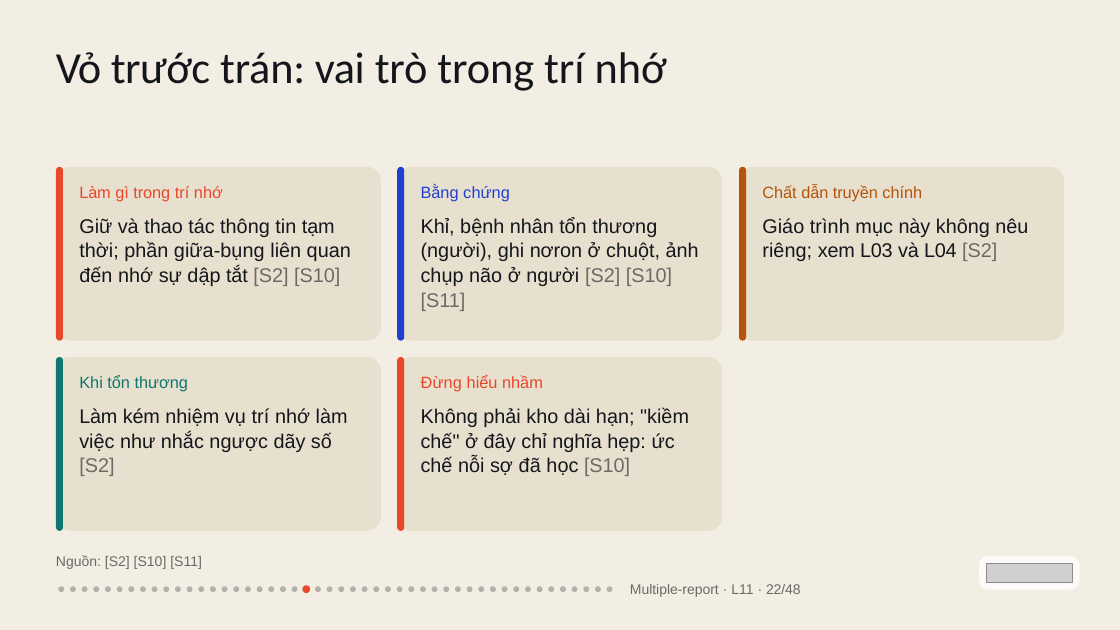
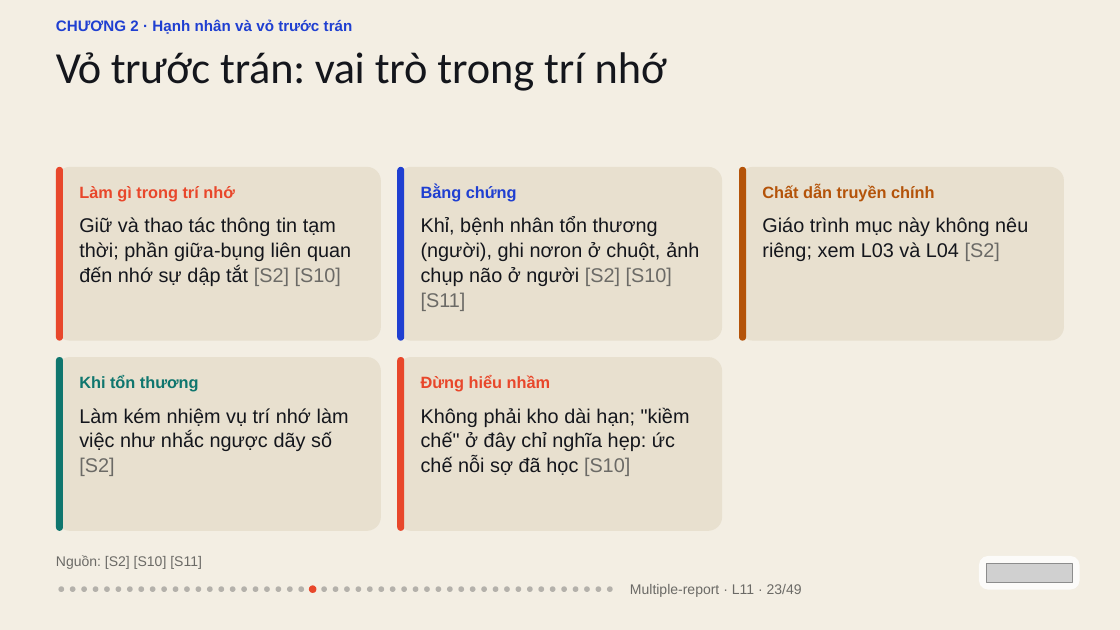
Before and after one commit to vohoailinh90/Multiple-report, a slide deck: slide 23 of lessons/L11/L11.pptx (slide 22 before the commit). Drawn at 1120x630 pixels with LibreOffice and Linux fonts; fonts in the diff are those of the drawing; grey boxes stand for pictures. Boxes give left, top, right and bottom in pixels: in the first picture for what was removed or moved away, otherwise in the second. Text is boxed around its words. In the diff, an @@ line names an element or a change of style, - is before the commit and + after.

```diff
--- a/lessons/L11/L11.pptx
+++ b/lessons/L11/L11.pptx
@@ text added at [56,19,353,34], 19.5 pt, text #1F3FD1, bold @@
+CHƯƠNG 2 · Hạnh nhân và vỏ trước trán
@@ text "Làm gì trong trí nhớ" at [79,186,234,202]: letter spacing -0.1 to 0 pt in "Làm trong"; letter spacing 0.1 to 0 pt in "trí"; bold on @@
@@ text "Bằng chứng" at [421,185,517,202]: letter spacing 0.1 to 0 pt in "chứng"; bold on @@
@@ text "Chất dẫn truyền chính" at [762,185,934,202]: letter spacing -0.1 to 0 pt in "Chất truyền"; bold on @@
@@ text "Giữ và thao tác thông ..." at [79,217,351,286]: letter spacing -0.2 to 0 pt in "và tắt"; letter spacing -0.1 to 0 pt in "tác tạm phần"; letter spacing 0.1 to 0 pt in "đến" @@
@@ text "Khỉ, bệnh nhân tổn thương ..." at [421,217,699,311]: letter spacing -0.1 to 0 pt in "bệnh nhân tổn chuột,"; letter spacing -0.2 to 0 pt in "nơron"; letter spacing 0.1 to 0 pt in "người" @@
@@ text "Giáo trình mục này không ..." at [762,217,1028,261]: letter spacing 0.1 to 0 pt in "trình riêng;"; letter spacing -0.1 to 0 pt in "này"; letter spacing -0.2 to 0 pt in "xem và"; letter spacing -0.4 to 0 pt in "L03 L04" @@
@@ text "Khi tổn thương" at [79,375,199,392]: letter spacing -0.1 to 0 pt in "tổn"; bold on @@
@@ text "Đừng hiểu nhầm" at [421,375,551,392]: letter spacing 0.2 to 0 pt in "Đừng"; bold on @@
@@ text "Làm kém nhiệm vụ trí ..." at [79,408,349,476]: letter spacing -0.3 to 0 pt in "Làm kém"; letter spacing 0.1 to 0 pt in "trí ngược"; letter spacing -0.1 to 0 pt in "như dãy số" @@
@@ text "Không phải kho dài hạn; ..." at [421,407,690,476]: letter spacing -0.1 to 0 pt in "hẹp: sợ [S10]"; letter spacing 0.1 to 0 pt in "ức đã" @@
@@ ellipse: place and size @@
-ellipse at [315,586,320,592]
+ellipse at [298,586,304,592]
@@ 11 ellipses: place and size @@
-11 ellipses at [302,585,472,593]
+11 ellipses at [309,585,475,593]
@@ 9 ellipses: place and size @@
-9 ellipses at [222,586,344,592]
+9 ellipses at [218,586,338,592]
@@ ellipse added at [344,586,349,592], fill #14161C at 28% opacity @@
@@ text at [630,584,802,597]: text changed @@
-Multiple-report · L11 · 22/48
+Multiple-report · L11 · 23/49
```
Also in this commit, not shown: 47 other slides changed, 1 slide added, 1 other file.
